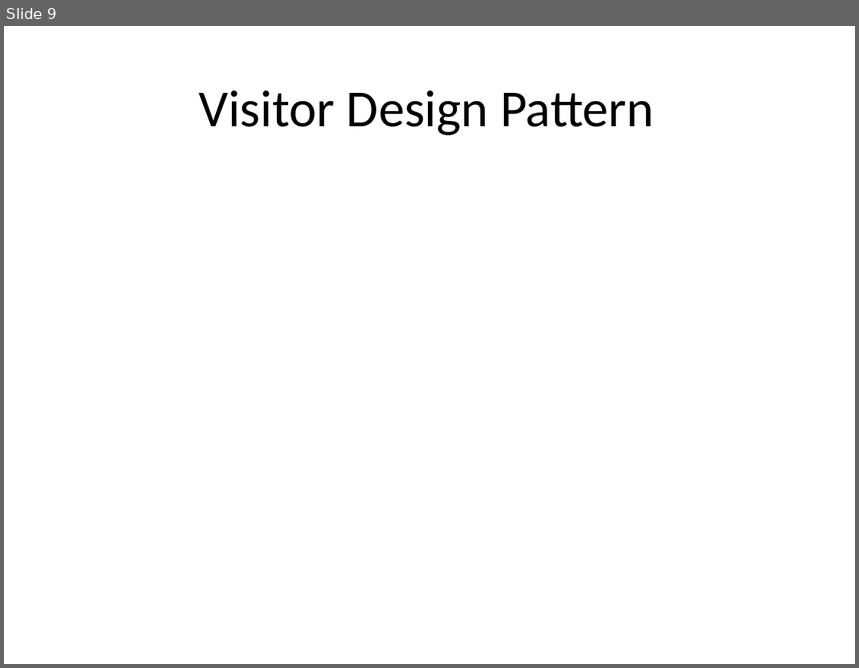
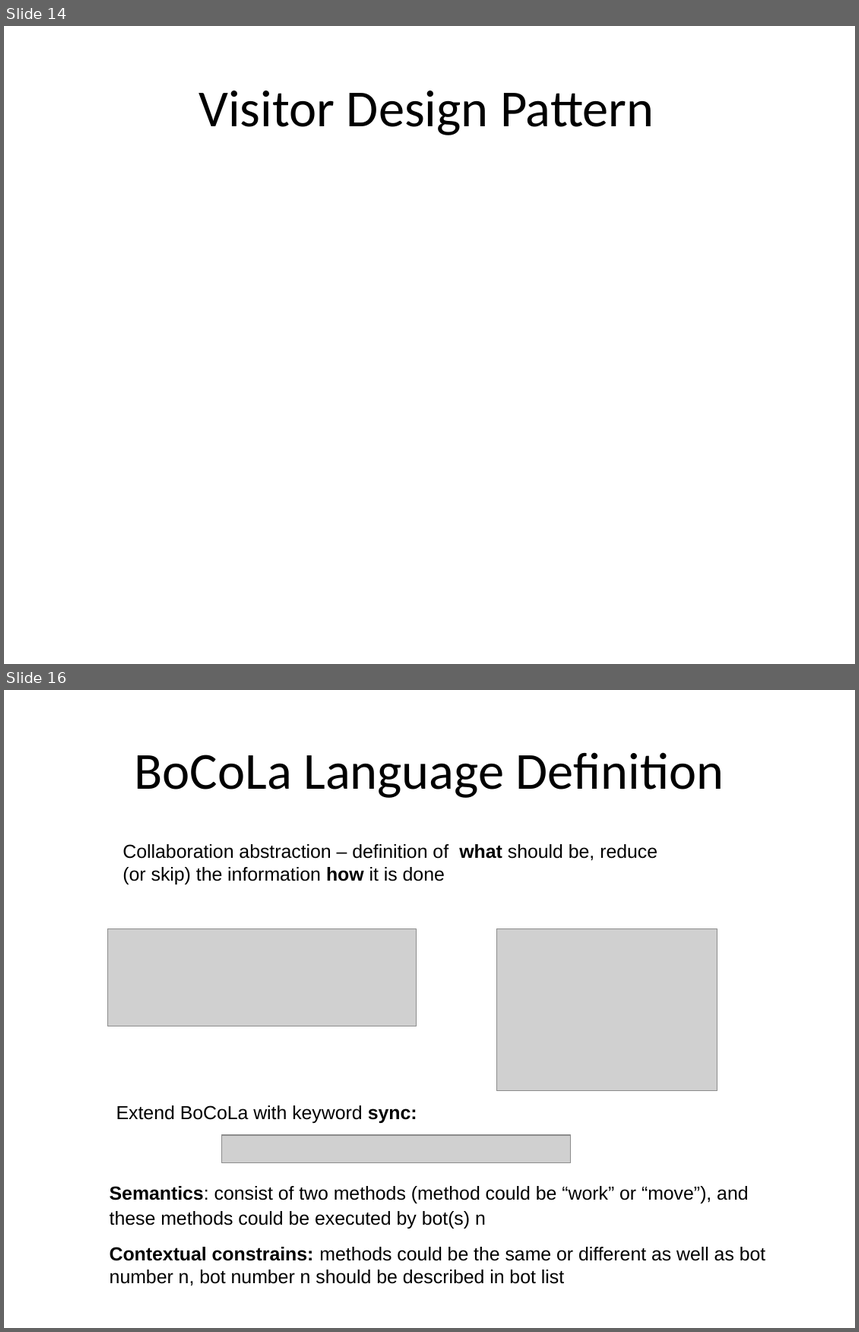
Before and after one commit to isurup/kalle-martin-group, a slide deck: SSE2/slides/1 Analysis.ppt. Shown one above the other, each under a label of ours: slide 9 before the commit, slides 14 and 16 after it; the slides between them are not shown. The pictures are 859x668 and 859x1332 pixels, drawn with LibreOffice and Linux fonts; fonts in the diff are those of the drawing; grey boxes stand for pictures. Boxes give left, top, right and bottom in pixels: in the first picture for what was removed or moved away, otherwise in the second. Text is boxed around its words. In the diff, an @@ line names an element or a change of style, - is before the commit and + after.

```diff
--- a/SSE2/slides/1 Analysis.ppt
+++ b/SSE2/slides/1 Analysis.ppt
@@ slide 16 added at [4,690,855,1328], background #FFFFFF @@
@@ title added at [135,752,724,798], 44 pt, text #000000 @@
+BoCoLa Language Definition
@@ text added at [123,844,658,885], 16 pt, text #000000 @@
+Collaboration abstraction – definition of what should be, reduce (or skip) the information how it is done
@@ picture added at [108,929,416,1027] @@
@@ picture added at [496,929,718,1092] @@
@@ text added at [116,1106,417,1123], 16 pt, text #000000 @@
+Extend BoCoLa with keyword sync:
@@ picture added at [222,1135,571,1163] @@
@@ text added at [110,1186,766,1287], 16 pt, text #000000 @@
+Semantics: consist of two methods (method could be “work” or “move”), and these methods could be executed by bot(s) n
+Contextual constrains: methods could be the same or different as well as bot number n, bot number n should be described in bot list
@@ what was slide 9 is now slide 14 @@
```
Also in this commit, not shown: 14 other slides added.
